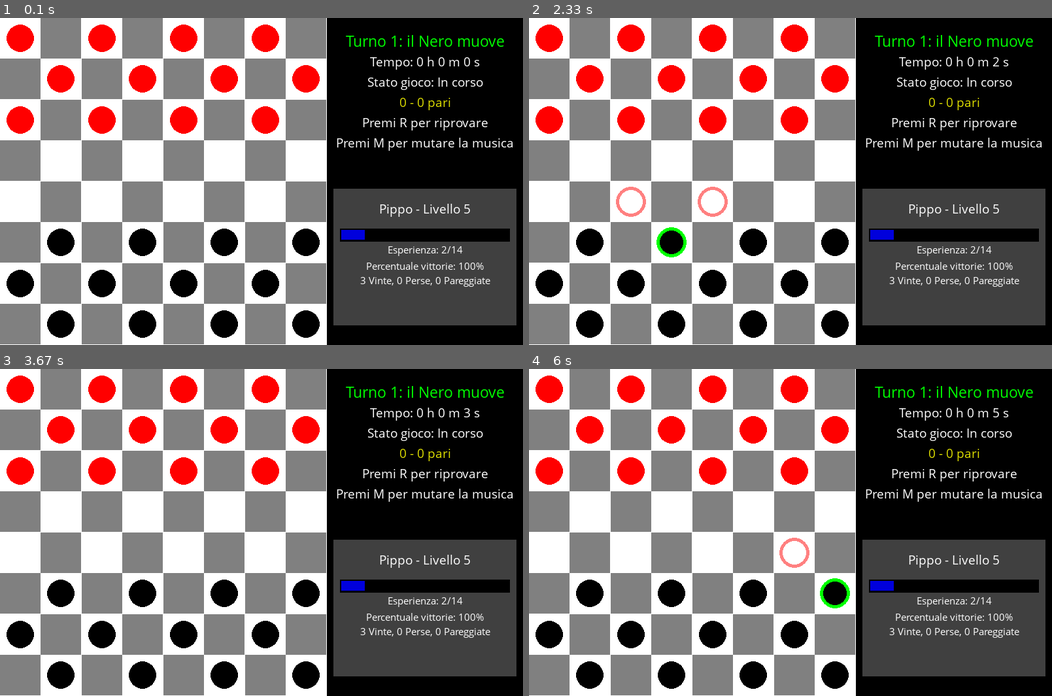
Above: before the commit, frames 1-4 (two rows, left to right).
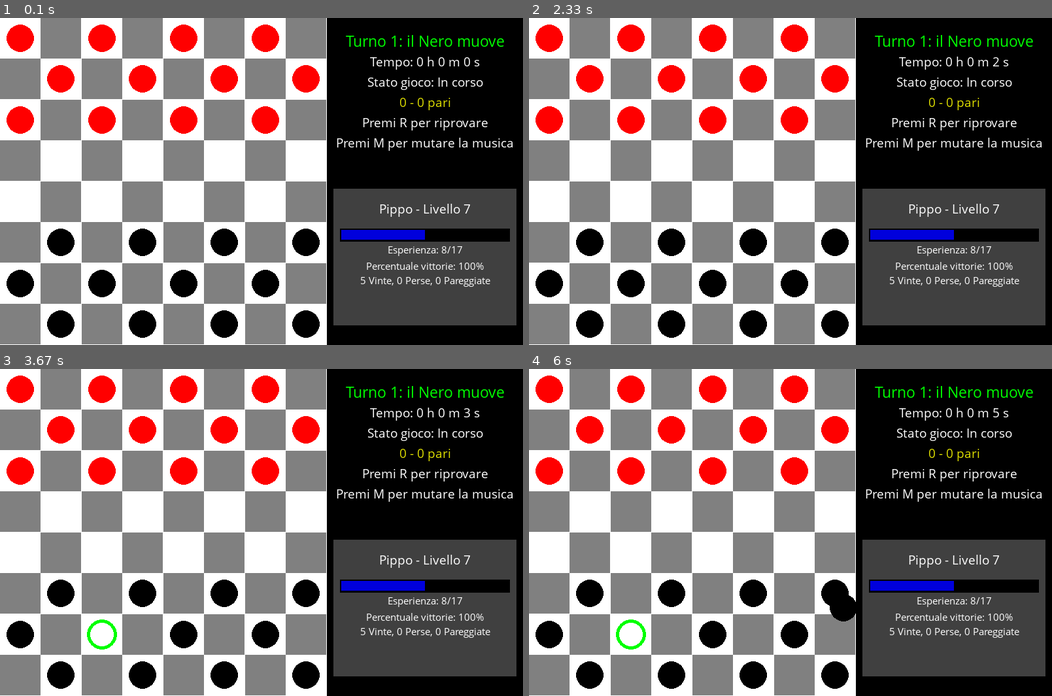
Above: after the commit, the same moments.

Repository: AlessandroBonomo28/pygame-tests
Game: pygame game, started from test1/game.py
Same seed, same stepped clock (60 frames per second), same inputs: the game is played once before the commit and once after it.
Inputs (mouse positions are in pixels of both pictures, inside the frame that each line leads up to):
- Up to frame 1 (0.1 s): no input
- Up to frame 2 (2.33 s): press the mouse at (790, 204) at 0.37 s; move the mouse to (727, 194) at 0.47 s; release the mouse at (664, 184) at 0.6 s; click (670, 224) at 2.22 s
- Up to frame 3 (3.67 s): click (104, 653) at 3.05 s; press the mouse at (104, 653) at 3.37 s; move the mouse to (245, 561) at 3.47 s; release the mouse at (387, 470) at 3.6 s
- Up to frame 4 (6 s): press the mouse at (633, 653) at 3.7 s; move the mouse to (664, 633) at 3.8 s; release the mouse at (696, 614) at 3.93 s; press the mouse at (633, 653) at 4.03 s; move the mouse to (691, 561) at 4.13 s; release the mouse at (753, 470) at 4.27 s; press the mouse at (633, 653) at 4.37 s; move the mouse to (706, 575) at 4.47 s; release the mouse at (780, 496) at 4.6 s; press the mouse at (633, 653) at 4.7 s; move the mouse to (769, 643) at 4.8 s; release the mouse at (905, 633) at 4.93 s; press the mouse at (633, 653) at 5.03 s; move the mouse to (738, 653) at 5.13 s; release the mouse at (842, 653) at 5.27 s; press the mouse at (633, 653) at 5.37 s; move the mouse to (633, 627) at 5.47 s; release the mouse at (633, 601) at 5.6 s; press the mouse at (633, 653) at 5.7 s; move the mouse to (738, 630) at 5.8 s; release the mouse at (842, 607) at 5.93 s

The runs differ from the first frame. In frame 1, 0.4% of the frame differs, in the area x 68-90%, y 57-82%; in frame 2, 0.9%; in frame 3, 0.8%; in frame 4, 1.3%, in the area x 16-90%, y 51-86%.

Commit message:
drag pieces

Diff:
--- a/test1/data/player.json
+++ b/test1/data/player.json
@@ -1 +1 @@
-{"ID": "d1777a66-8de1-49c7-bfe4-803f7183def0", "name": "Pippo", "experience": 2.0492815953771775, "draws": 0, "total_experience": 42, "level": 5, "losses": 0, "wins": 3}
+{"ID": "d1777a66-8de1-49c7-bfe4-803f7183def0", "name": "Pippo", "experience": 8.593156413537885, "draws": 0, "total_experience": 79, "level": 7, "losses": 0, "wins": 5}
--- a/test1/game.py
+++ b/test1/game.py
@@ -34,10 +34,18 @@
 def mousePositionToCell(position):
 	return (position[0]//cell_width, position[1]//cell_width)
 
-
+def drawSelectedPieceOverMouse():
+	global selectedPiece
+	if selectedPiece != None:
+		if selectedPiece.color == PieceColor.RED:
+			pygame.draw.circle(canvas,redPiecesColor,pygame.mouse.get_pos(), piecesRadius)
+		else:
+			pygame.draw.circle(canvas,blackPiecesColor,pygame.mouse.get_pos(), piecesRadius)
+		if selectedPiece.is_dama:
+			pygame.draw.circle(canvas,(255,255,0),pygame.mouse.get_pos(), piecesRadius//2)
 def drawPieces(board : Board): # draw red circle or black circle
 	for piece in board.hashMapPieces.values():
-		if piece is None:
+		if piece is None or piece == selectedPiece:
 			continue
 		if piece.color == PieceColor.RED:
 			pygame.draw.circle(canvas,redPiecesColor,((piece.position[0]+0.5)*cell_width,(piece.position[1]+0.5)*cell_width), piecesRadius)
@@ -312,7 +320,7 @@
 					pygame.mixer.music.unpause()
 				else:
 					pygame.mixer.music.pause()
-		if event.type == pygame.MOUSEBUTTONUP and board.whoMoves() == PieceColor.BLACK and not BLACK_AI_enabled:
+		if (event.type == pygame.MOUSEBUTTONDOWN or event.type == pygame.MOUSEBUTTONUP) and board.whoMoves() == PieceColor.BLACK and not BLACK_AI_enabled:
 			pos = pygame.mouse.get_pos()
 
 			if board.status != GameStatus.IN_PROGRESS:
@@ -321,6 +329,16 @@
 			ticksLastBlinkSelector = pygame.time.get_ticks() - msBlinkSelector
 			cellPosition = mousePositionToCell(pos)
 			move = clickedAnyAviableMove(cellPosition)
+
+			if event.type == pygame.MOUSEBUTTONUP and suggestedMoves:
+				selected_valid_position = False
+				for m in suggestedMoves:
+					if cellPosition == m.position_to:
+						selected_valid_position = True
+						break
+				if not selected_valid_position:
+					selectedPiece = None
+					suggestedMoves = None
 
 			if selectedPiece and move != None:
 				was_dama = move.piece.is_dama
@@ -338,7 +356,7 @@
 					assign_exp = True
 				selectedPiece = None
 				suggestedMoves = None
-			else:
+			elif event.type == pygame.MOUSEBUTTONDOWN:
 				selectedPiece = board.getPieceByPosition(cellPosition)
 				if selectedPiece and selectedPiece.color == board.whoMoves():
 					suggestedMoves = selectedPiece.evaluateMovePositions(board)
@@ -365,6 +383,7 @@
 	drawPieces(board)
 	drawPreviousMove()
 	if selectedPiece:
+		drawSelectedPieceOverMouse()
 		drawCircleAroundSelectedPiece()
 		drawMovesForSelectedPiece()
 	pygame.draw.rect(canvas,bgLogColor,(height,0,width-height,height))
